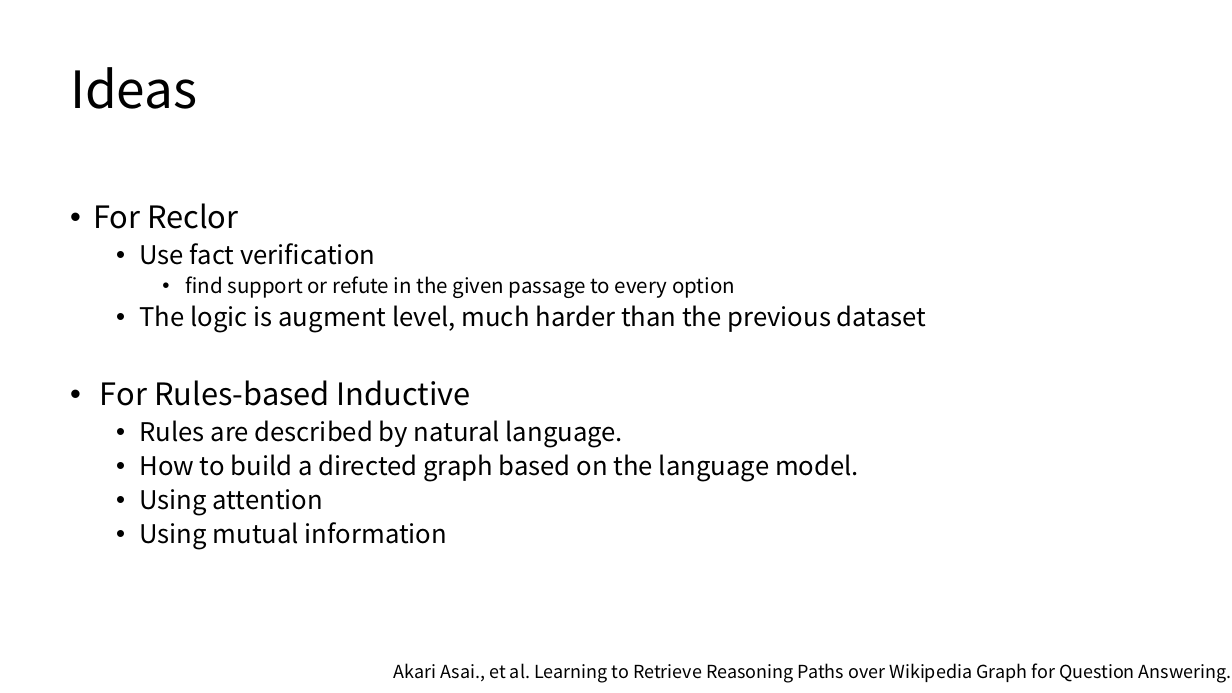
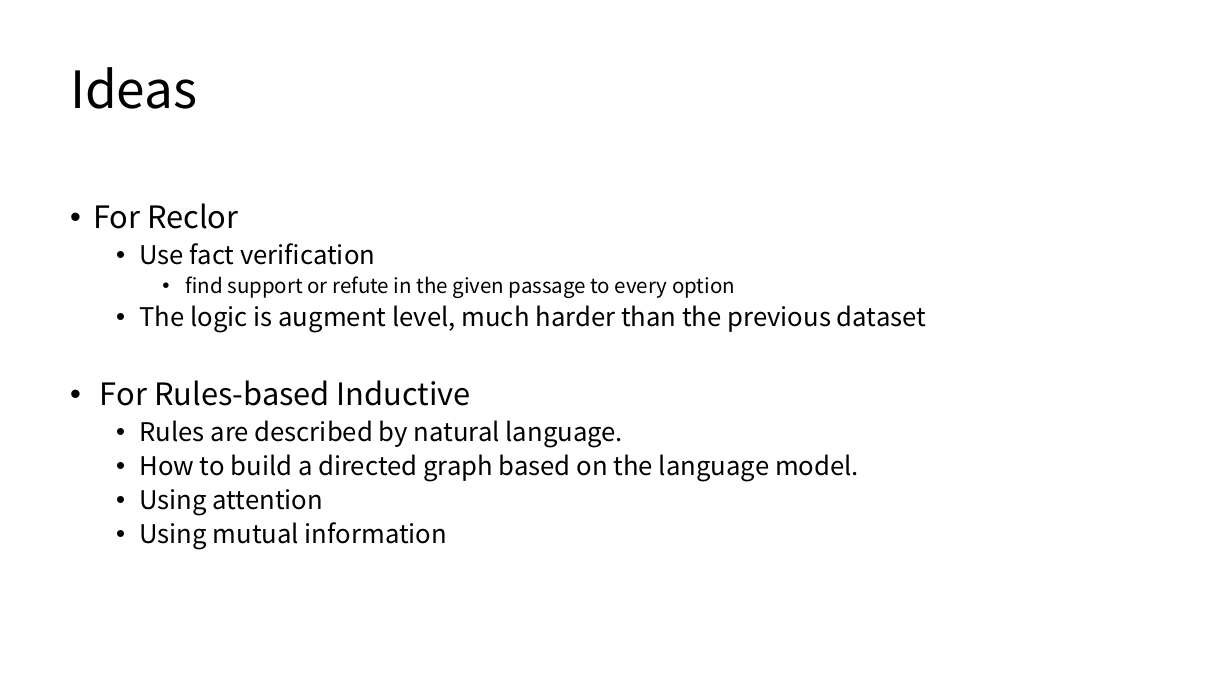
Before and after one commit to JamesHujy/TRPapers, a slide deck: slide 25 of slides/Survey_week1_hujinyi.pptx. Drawn at 1232x693 pixels with LibreOffice and Linux fonts; fonts in the diff are those of the drawing. Boxes give left, top, right and bottom in pixels: in the first picture for what was removed or moved away, otherwise in the second. Text is boxed around its words. In the diff, an @@ line names an element or a change of style, - is before the commit and + after.

```diff
--- a/slides/Survey_week1_hujinyi.pptx
+++ b/slides/Survey_week1_hujinyi.pptx
@@ text removed at <box>394,663,1232,683</box> @@
-Akari Asai., et al. Learning to Retrieve Reasoning Paths over Wikipedia Graph for Question Answering. 2020
```
Also in this commit, not shown: 13 other slides changed, 2 other files.
